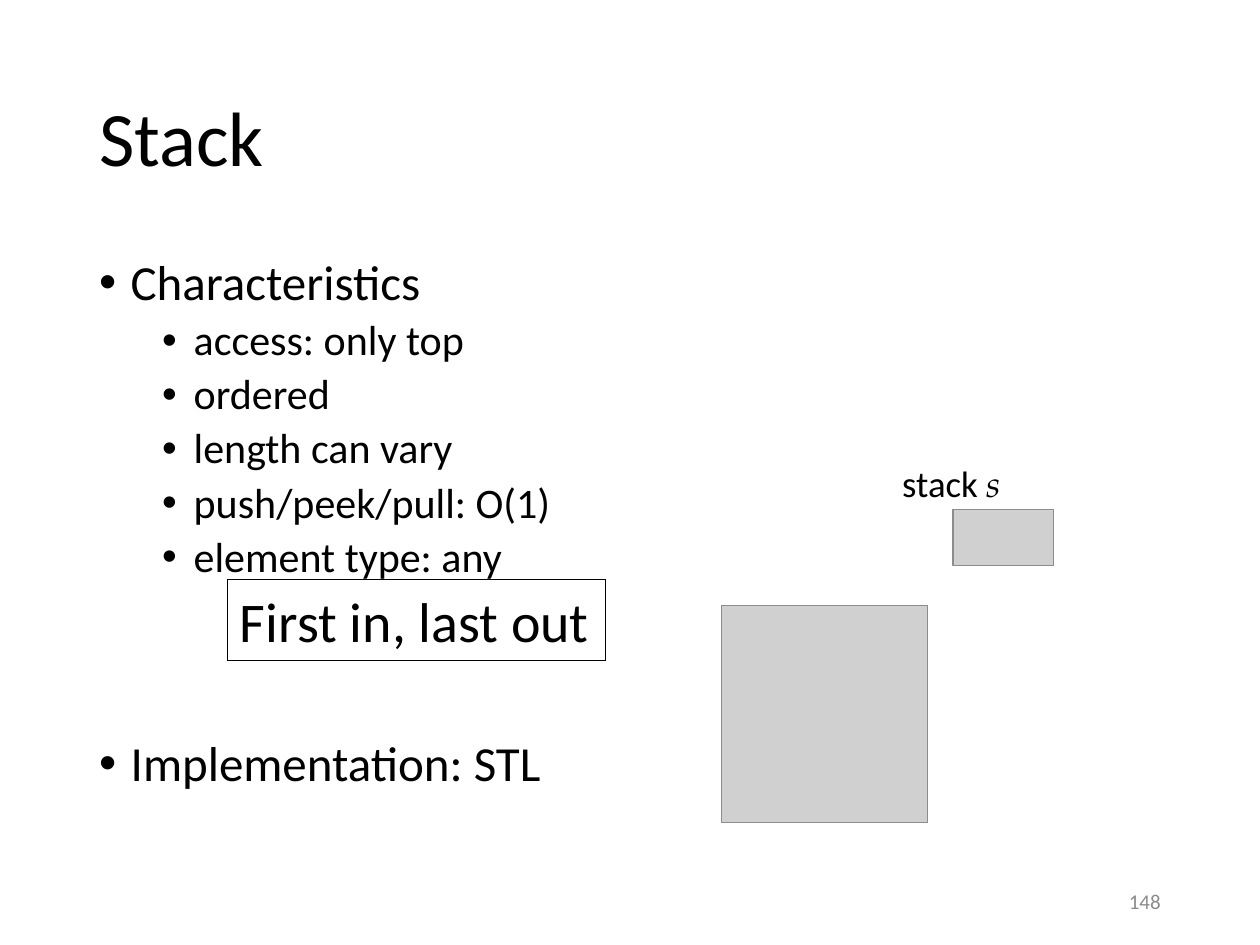
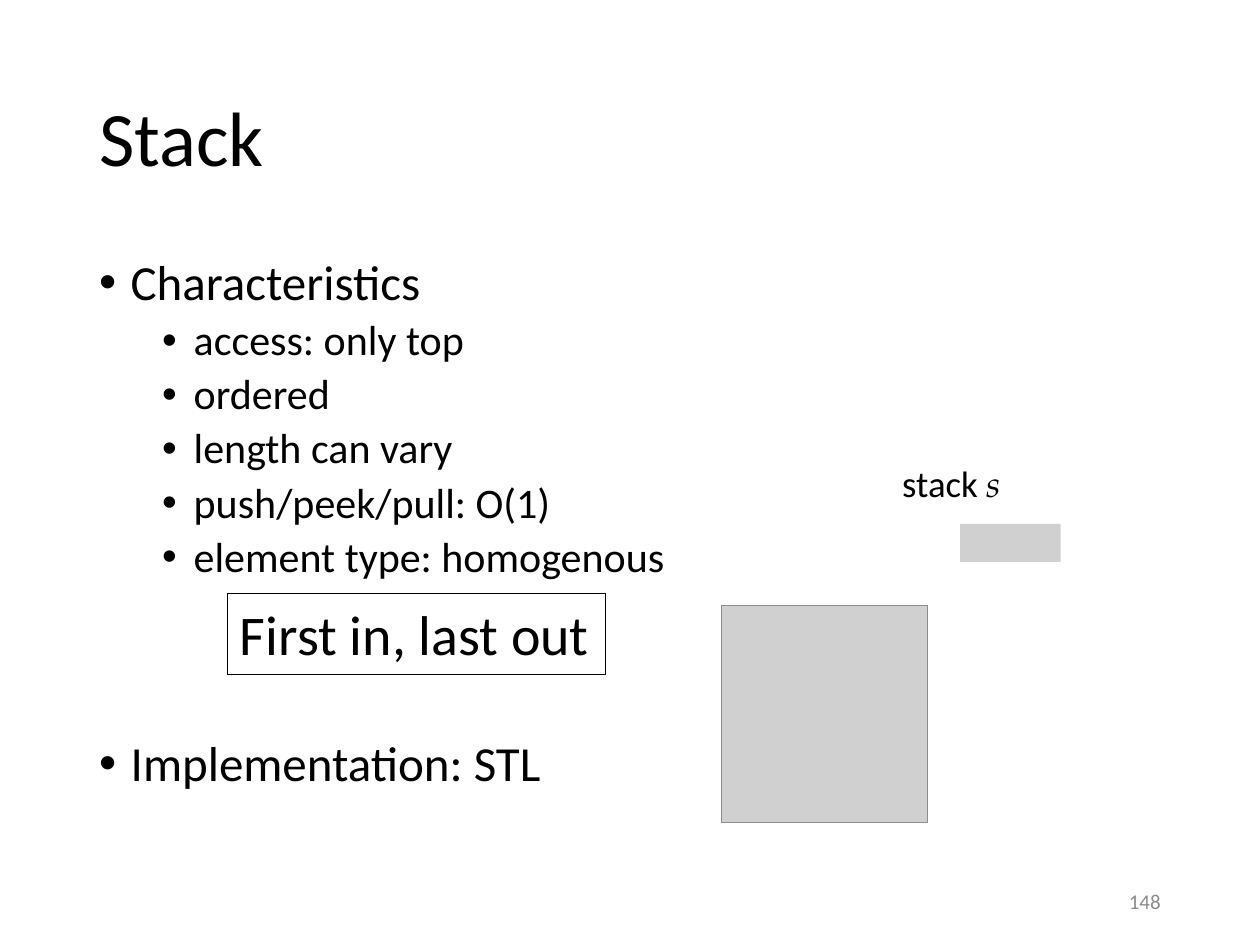
Before and after one commit to gjbex/training-material, a slide deck: slide 148 of CPlusPlus/scientific_cpp.pptx. Drawn at 1260x945 pixels with LibreOffice and Linux fonts; fonts in the diff are those of the drawing; grey boxes stand for pictures. Boxes give left, top, right and bottom in pixels: in the first picture for what was removed or moved away, otherwise in the second. Text is boxed around its words. In the diff, an @@ line names an element or a change of style, - is before the commit and + after.

Commit message:
Fix typos in container section

```diff
--- a/CPlusPlus/scientific_cpp.pptx
+++ b/CPlusPlus/scientific_cpp.pptx
@@ picture: place and size @@
-picture at [953, 510, 1053, 566]
+picture at [960, 524, 1061, 562]
@@ text at [194, 542, 664, 580]: text changed @@
-  • element type: any
+  • element type: homogenous
@@ rectangle "First in, last out": place and size @@
-rectangle "First in, last out" at [228, 580, 606, 660]
+rectangle "First in, last out" at [228, 593, 606, 674]
```
Also in this commit, not shown: 9 other slides changed.
